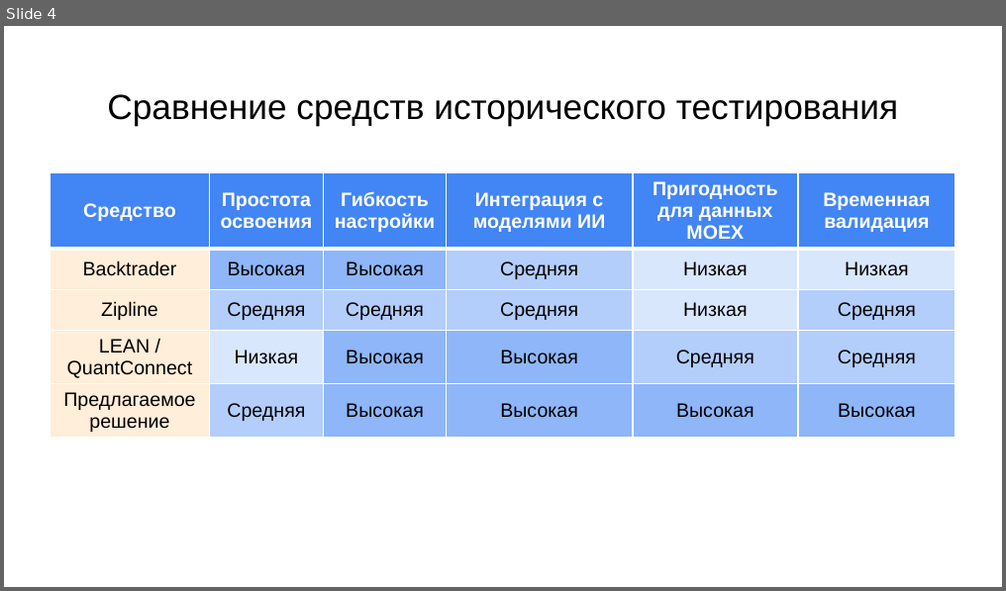
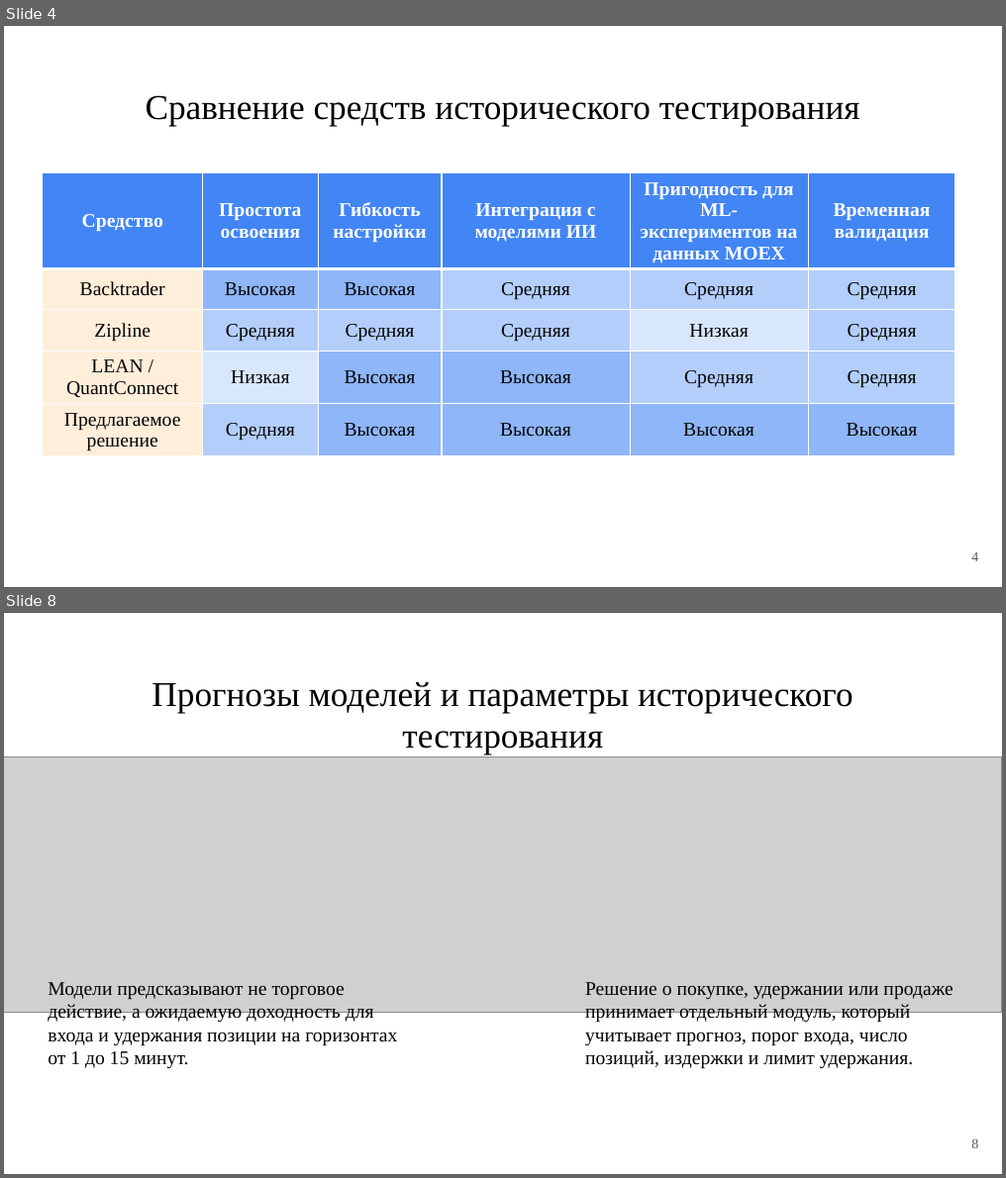
Before and after one commit to PetrovKirill00/BKP, a slide deck: Презентация.pptx. Shown one above the other, each under a label of ours: slide 4 before the commit, slides 4 and 8 after it; the slides between them are not shown. The pictures are 1006x591 and 1006x1178 pixels, drawn with LibreOffice and Linux fonts; fonts in the diff are those of the drawing; grey boxes stand for pictures. Boxes give left, top, right and bottom in pixels: in the first picture for what was removed or moved away, otherwise in the second. Text is boxed around its words. In the diff, an @@ line names an element or a change of style, - is before the commit and + after.

```diff
--- a/Презентация.pptx
+++ b/Презентация.pptx
@@ slide 8 added at (x1=4, y1=613, x2=1002, y2=1174), background #FFFFFF @@
@@ title added at (x1=152, y1=682, x2=853, y2=755), 25.2 pt, text #000000 @@
+Прогнозы моделей и параметры исторического тестирования
@@ picture added at (x1=4, y1=758, x2=1002, y2=1013) @@
@@ text added at (x1=48, y1=982, x2=397, y2=1069), 14 pt, text #000000 @@
+Модели предсказывают не торговое действие, а ожидаемую доходность для входа и удержания позиции на горизонтах от 1 до 15 минут.
@@ text added at (x1=585, y1=982, x2=952, y2=1069), 14 pt, text #000000 @@
+Решение о покупке, удержании или продаже принимает отдельный модуль, который учитывает прогноз, порог входа, число позиций, издержки и лимит удержания.
@@ page number added at (x1=971, y1=1139, x2=978, y2=1149), 10 pt, text #595959 @@
+8
@@ slide 4 changed as well @@
@@ title "Сравнение средств исторического тестирования" at (x1=146, y1=95, x2=860, y2=126): font Arial to Times New Roman @@
@@ table at (x1=43, y1=173, x2=958, y2=472) @@
-row 1, column 5: Пригодность для данных MOEX
+row 1, column 5: Пригодность для ML-экспериментов на данных MOEX
-row 2, column 5: Низкая
+row 2, column 5: Средняя
-row 2, column 6: Низкая
+row 2, column 6: Средняя
@@ fill #D9E7FD to #B3CEFB in 2 cells @@
@@ font Arial to Times New Roman in "Средство", "Простота освоения", "Гибкость настройки", "Интеграция с моделями ИИ" and 23 more places @@
@@ table resized from (x1=50, y1=173, x2=956, y2=447) to (x1=43, y1=173, x2=958, y2=472) @@
@@ page number added at (x1=971, y1=553, x2=978, y2=562), 10 pt, text #595959 @@
+4
```
Also in this commit, not shown: 4 other slides changed, 6 other slides added, 5 slides removed, 24 other files.
